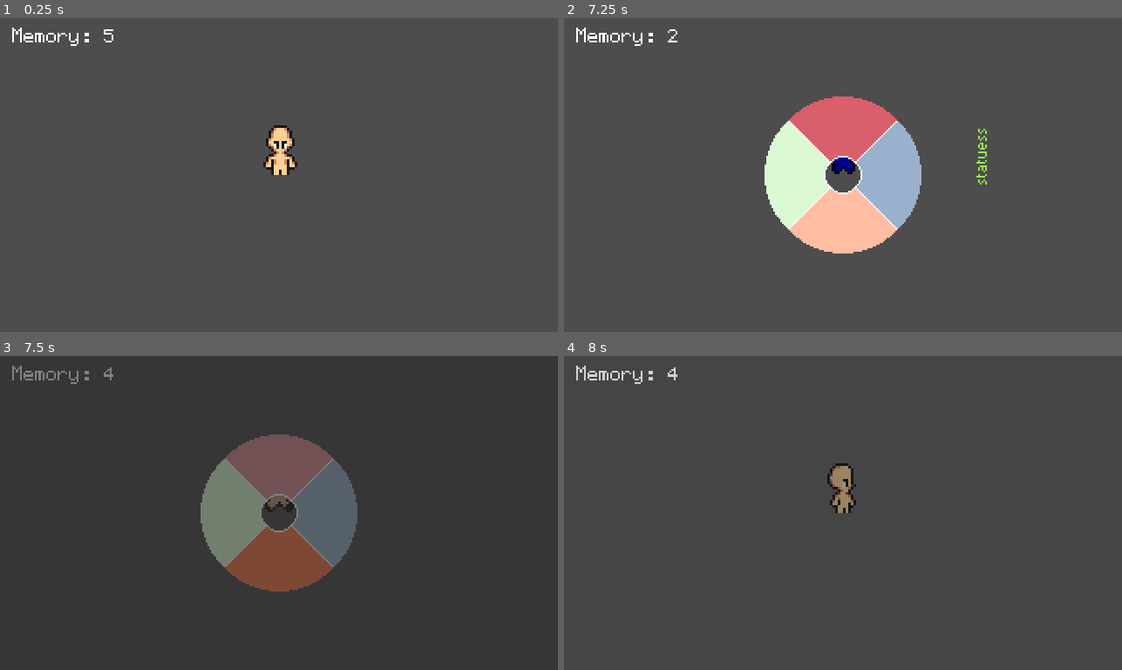
Above: before the commit, frames 1-4 (two rows, left to right).
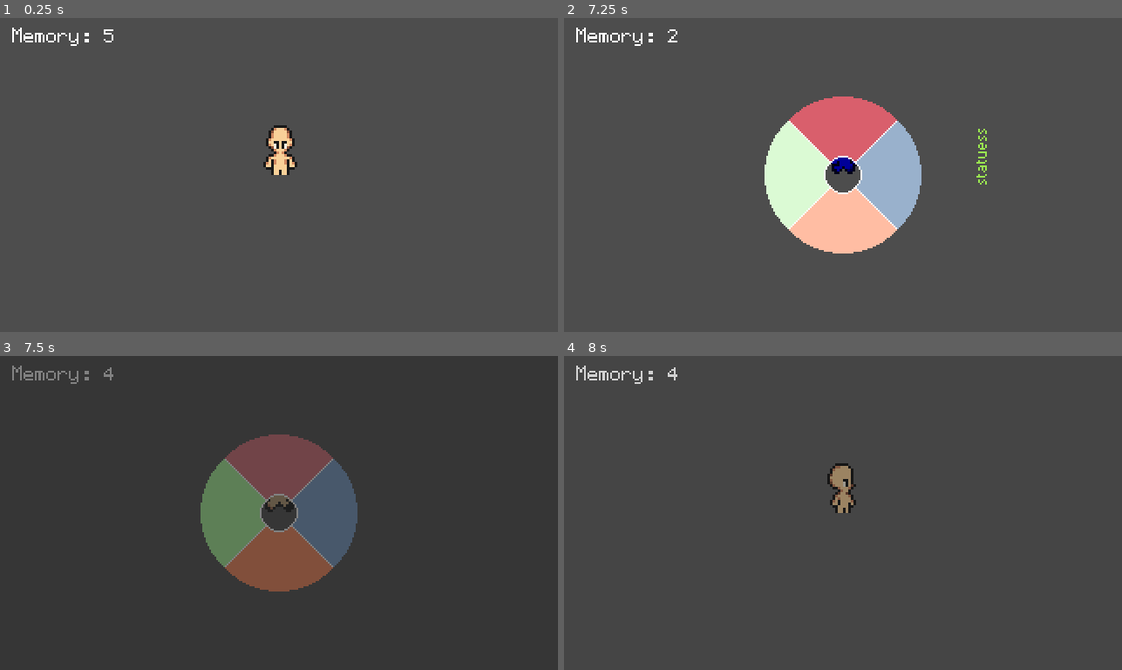
Above: after the commit, the same moments.

Repository: FastEverLast/testgame
Game: Godot game, scene res://scenes/base_level.tscn
Two runs of this game, one before a commit and one after it. Both use one fixed random seed, a clock stepped at 60 frames per second and the inputs below. This scene is started directly instead of the project's main scene.
Inputs (mouse positions are in pixels of both pictures, inside the frame that each line leads up to):
- Up to frame 1 (0.25 s): no input
- Up to frame 2 (7.25 s): tap Enter at 0.5 s; move the mouse to (815, 237) at 0.52 s; hold 1 (form_base) 0.53-1.28 s; hold D (move_right) 0.53-2.03 s; tap W (move_up) at 0.77, 1.52, 3.02, 3.77, 4.52, 6.77 s; move the mouse to (1010, 222) at 1.27 s; tap 3 (form_cat) at 1.35 s; tap Backspace (debug_reset) at 2 s; move the mouse to (675, 127) at 2.02 s; hold 2 (form_guard) 2.03-2.78 s; hold A (move_left) 2.03-4.28 s; move the mouse to (870, 175) at 2.77 s; tap 4 (form_statue) at 2.85 s; move the mouse to (759, 96) at 3.52 s; hold Shift (wheel_open) 3.53-4.28 s; tap Escape (pause) at 4.15 s; move the mouse to (965, 159) at 4.27 s; hold D (move_right) 4.28-5.75 s; tap 1 (form_base) at 4.35 s; move the mouse to (731, 190) at 5.02 s; hold 3 (form_cat) 5.03-5.75 s; click "Resume" at 5.75 s; move the mouse to (898, 105) at 6.52 s; hold D (move_right) from 6.53 s (still down); tap 2 (form_guard) at 6.6 s
- Up to frame 3 (7.5 s): keep holding D (move_right); tap Backspace (debug_reset) at 7.25 s; move the mouse to (251, 575) at 7.27 s; hold 4 (form_statue) from 7.28 s (still down)
- Up to frame 4 (8 s): keep holding D (move_right); keep holding 4 (form_statue); tap W (move_up) at 7.52 s

Frames 1-2 are identical in both runs. In frame 3, 2.5% of the frame differs, in the area x 35-48%, y 32-68%; in frame 4, nothing differs.

Commit message:
Mouse fixes and better guard

Diff:
--- a/scenes/base_level.gd
+++ b/scenes/base_level.gd
@@ -1,9 +1,8 @@
 extends Node2D
-
 
 # Called when the node enters the scene tree for the first time.
 func _ready() -> void:
-	pass
+	Input.set_mouse_mode(Input.MOUSE_MODE_CAPTURED)
 
 
 # Called every frame. 'delta' is the elapsed time since the previous frame.
--- a/scenes/guard/guard.gd
+++ b/scenes/guard/guard.gd
@@ -41,7 +41,7 @@
 	los.target_position = los.to_local(_player.global_position + Vector2(0, -8))
 	los.force_raycast_update()
 
-	return los.is_colliding()
+	return not los.is_colliding()
 
 func _move_toward(target: Vector2, speed: float):
 	var dir = global_position.direction_to(target)
@@ -96,14 +96,14 @@
 		if global_position.distance_to(_player.global_position) < 14.0 and not _caught:
 			_caught = true
 			SceneManager.restart_level()
-		else:
-			_lost_timer += delta
+	else:
+		_lost_timer += delta
 
-			if global_position.distance_to(_last_seen) > 4.0:
-				_move_toward(_last_seen, chase_speed)
+		if global_position.distance_to(_last_seen) > 4.0:
+			_move_toward(_last_seen, chase_speed)
 
-			if _lost_timer >= lose_time:
-				_set_state(State.PATROL)
+		if _lost_timer >= lose_time:
+			_set_state(State.PATROL)
 
 func _physics_process(delta: float) -> void:
 	var sees := _can_see_player()
--- a/scenes/menu/main_menu.gd
+++ b/scenes/menu/main_menu.gd
@@ -6,6 +6,7 @@
 var _tween:Tween = null
 
 func _ready() -> void:
+	Input.set_mouse_mode(Input.MOUSE_MODE_VISIBLE)
 	v_box_container.visible = true
 	options.visible = false
 	options.modulate.a = 0.0
@@ -13,6 +14,7 @@
 func _on_start_game_pressed() -> void:
 	GameState.reset()
 	SceneManager.change_level("res://scenes/levels/level1.tscn")
+	Input.set_mouse_mode(Input.MOUSE_MODE_CAPTURED)
 
 
 func _on_options_pressed() -> void:
@@ -20,6 +22,7 @@
 
 
 func _on_quit_pressed() -> void:
+
 	get_tree().quit()
 
 
--- a/scenes/menu/pause_menu.gd
+++ b/scenes/menu/pause_menu.gd
@@ -32,8 +32,12 @@
 	v_box_container.modulate.a = 1.0
 	_open = should_open
 	get_tree().paused = should_open
+
 	if should_open:
 		panel_container.visible = true # must be visible before anim starts
+		Input.set_mouse_mode(Input.MOUSE_MODE_VISIBLE)
+	else:
+		Input.set_mouse_mode(Input.MOUSE_MODE_CAPTURED)
 
 	if _tween and _tween.is_valid():
 		_tween.kill()
--- a/scenes/player/player.tscn
+++ b/scenes/player/player.tscn
@@ -157,8 +157,7 @@
 size = Vector2(11, 9)
 
 [node name="CharacterBody2D" type="CharacterBody2D" unique_id=1894673584]
-collision_layer = 259
-collision_mask = 2
+collision_mask = 258
 motion_mode = 1
 script = ExtResource("1_dovo2")
 speed = 120
--- a/scenes/scene_manager.gd
+++ b/scenes/scene_manager.gd
@@ -1,8 +1,8 @@
 extends Node
 
 @onready var fade: ColorRect = $CanvasLayer/ColorRect
+
 var busy := false
-
 
 func change_level(path: String) -> void:
 	if busy:
--- a/scenes/sprites_ui/charwheel.gd
+++ b/scenes/sprites_ui/charwheel.gd
@@ -11,11 +11,13 @@
 	GameState.wheel_open = false
 
 func _open():
+	Input.set_mouse_mode(Input.MOUSE_MODE_VISIBLE)
 	visible = true
 	GameState.wheel_open = true
 	_set_hovered(-1)
 
 func _close():
+	Input.set_mouse_mode(Input.MOUSE_MODE_CAPTURED)
 	visible = false
 	GameState.wheel_open = false
 
